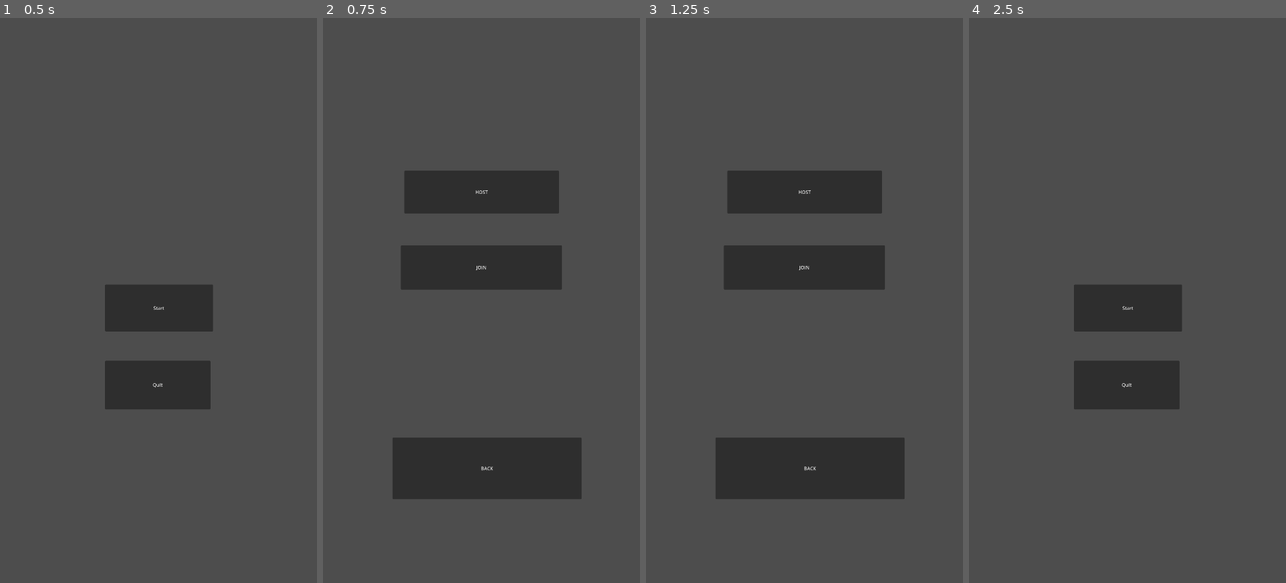
Above: before the commit, frames 1-4 (left to right).
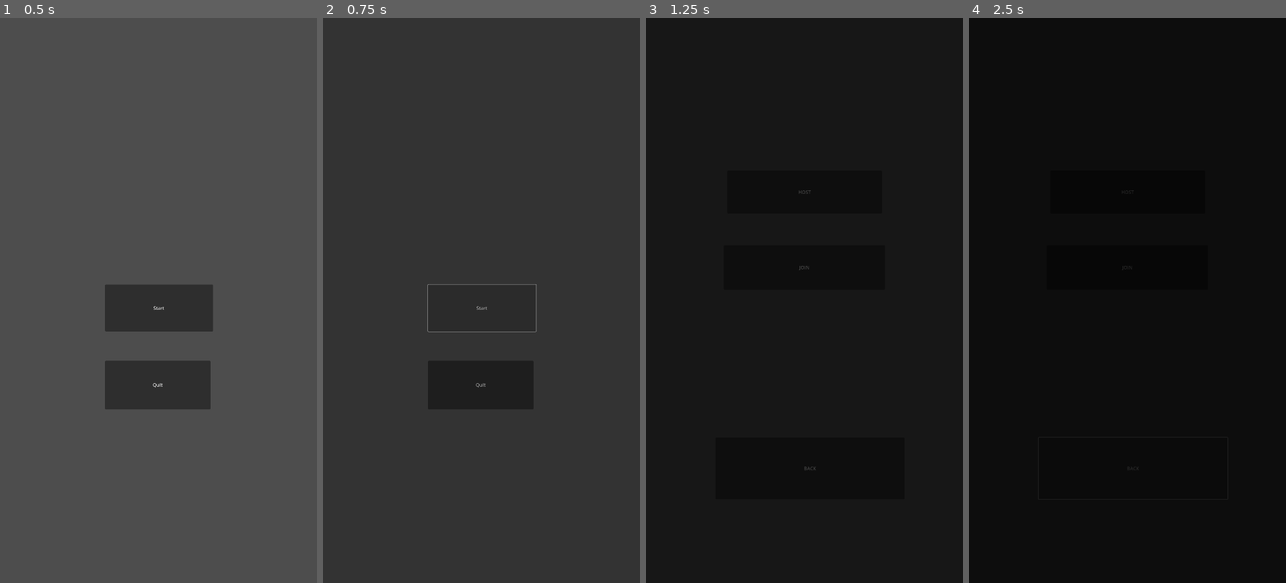
Above: after the commit, the same moments.

Repository: Koloss0/Out-Of-The-Gutter
Game: Godot game, scene res://Scenes/title_page.tscn
Same seed, same stepped clock (60 frames per second), same inputs: the game is played once before the commit and once after it.
Inputs:
- Up to frame 1 (0.5 s): no input
- Up to frame 2 (0.75 s): click "Start" at 0.5 s
- Up to frame 3 (1.25 s): no input
- Up to frame 4 (2.5 s): click "HOST" at 1.25 s; click "BACK" at 2 s

Frame 1 is identical in both runs. In frame 2, 86% of the frame differs, in the area x 0-100%, y 0-100%; in frame 3, 100%; in frame 4, 100%.

Commit message:
fix: fixed transition animation

Diff:
--- a/Autoloads/SceneManager.gd
+++ b/Autoloads/SceneManager.gd
@@ -3,7 +3,8 @@
 signal load_progress_updated(progress : float)
 
 const SCENES : Dictionary = {
-	"TitlePage" : "res://Scenes/title_page.tscn"
+	"TitlePage" : "res://Scenes/title_page.tscn",
+	"HostScene" : "res://Scenes/HostJoin_page.tscn"
 }
 
 
--- a/Scenes/HostJoin_page.tscn
+++ b/Scenes/HostJoin_page.tscn
@@ -16,7 +16,7 @@
 
 
 func _on_back_pressed():
-	get_tree().change_scene_to_file(\"res://Scenes/title_page.tscn\")
+	SceneManager.fade_to_scene(\"TitlePage\")
 "
 
 [node name="StartGame-HostJoin" type="Node2D"]
--- a/Scripts/TitlePage.gd
+++ b/Scripts/TitlePage.gd
@@ -9,4 +9,4 @@
 
 
 func _on_start_pressed():
-	get_tree().change_scene_to_file("res://Scenes/HostJoin_page.tscn")
+	SceneManager.fade_to_scene("HostScene")
